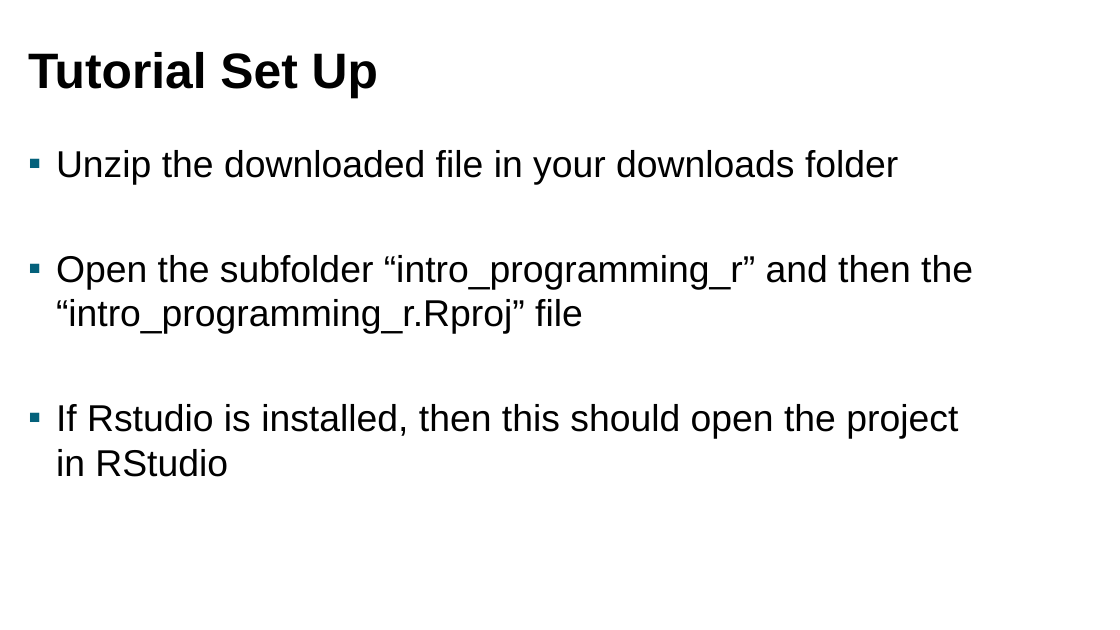
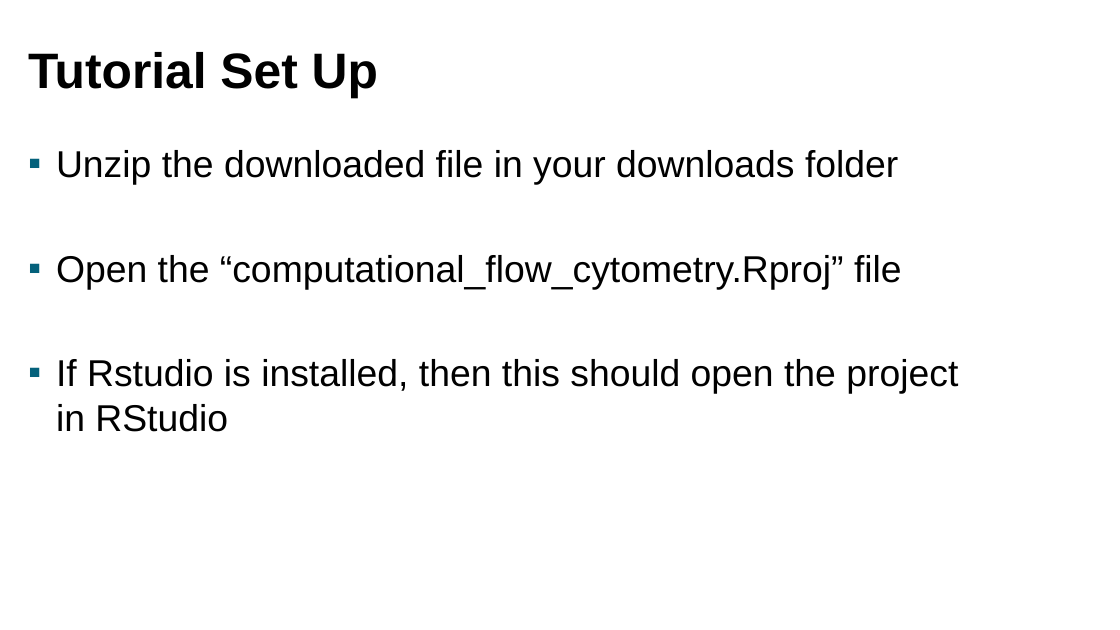
Before and after one commit to niaid/computational.flow.cytometry, a slide deck: slide 17 of Introduction to Computational Flow Cytometry in R.pptx. Drawn at 1120x630 pixels with LibreOffice and Linux fonts; fonts in the diff are those of the drawing; background and template pictures are left out. Boxes give left, top, right and bottom in pixels: in the first picture for what was removed or moved away, otherwise in the second. Text is boxed around its words. In the diff, an @@ line names an element or a change of style, - is before the commit and + after.

```diff
--- a/Introduction to Computational Flow Cytometry in R.pptx
+++ b/Introduction to Computational Flow Cytometry in R.pptx
@@ text at [56, 255, 902, 289]: text changed @@
-▪ Open the subfolder “intro_programming_r” and then the “intro_programming_r.Rproj” file
+▪ Open the “computational_flow_cytometry.Rproj” file
```
Also in this commit, not shown: 4 other slides changed, 2 other files.
